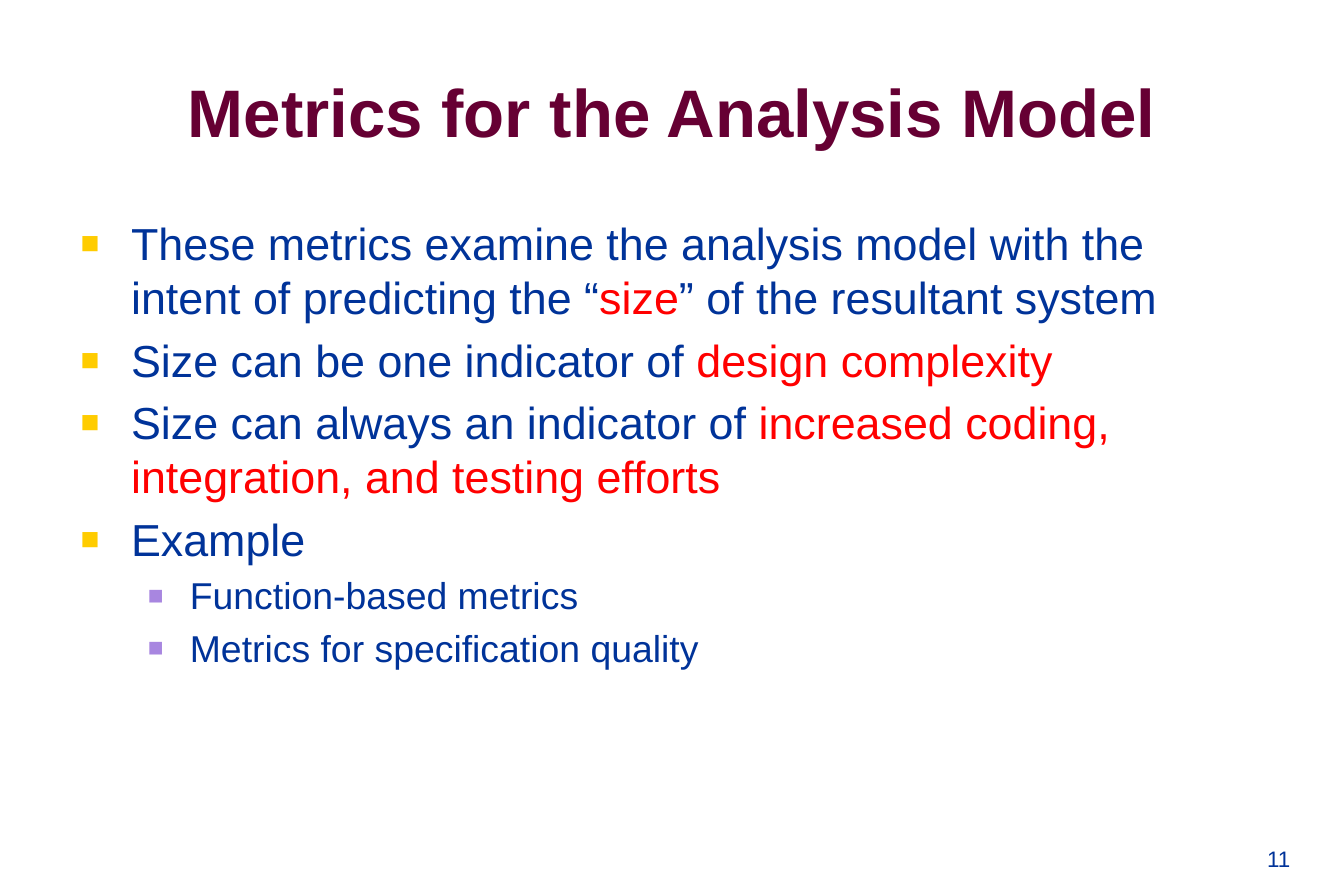
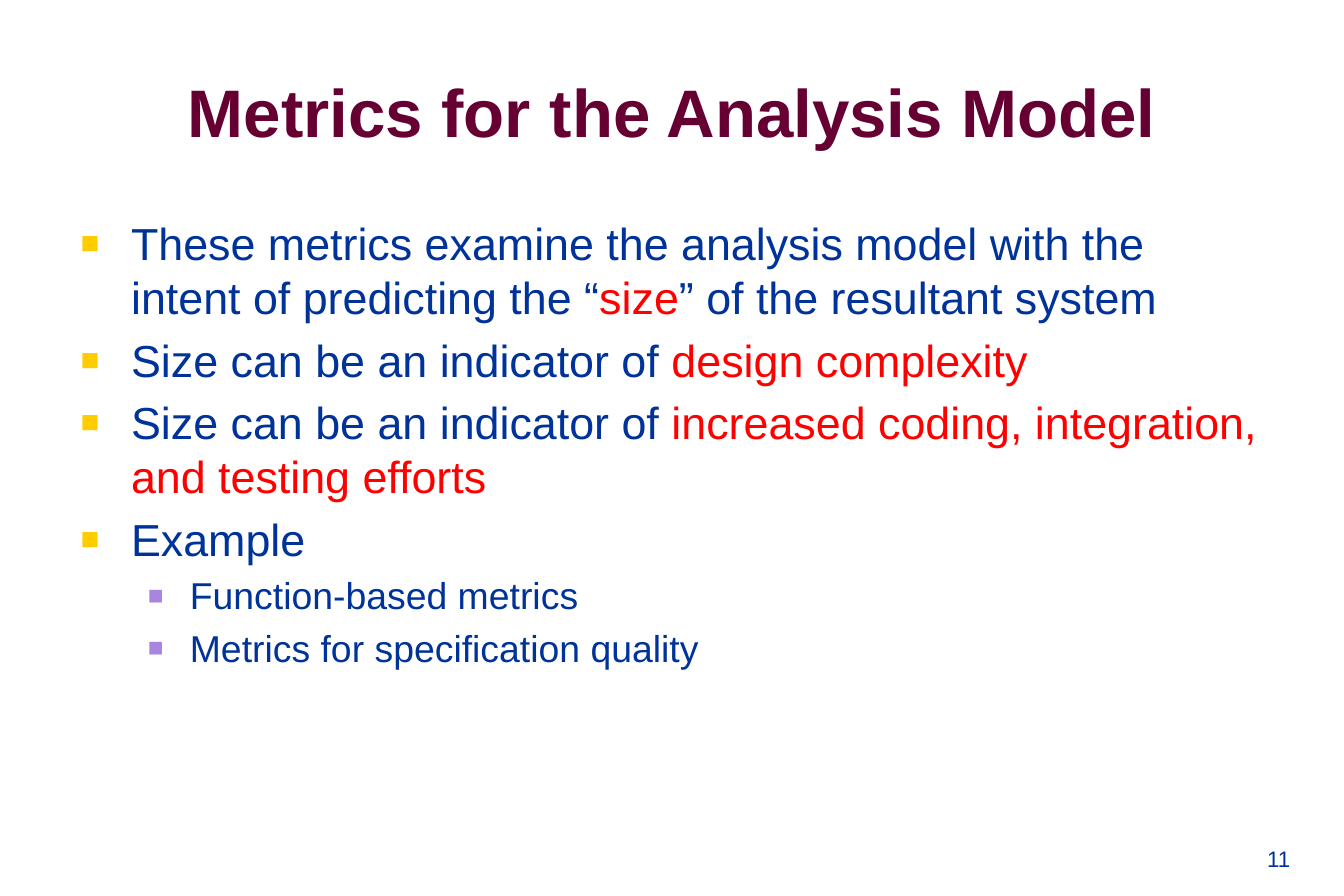
Before and after one commit to swtv-kaist/cs350-fall25, a slide deck: slide 11 of slides/lec15-ch23-design-metrics.pptx. Drawn at 1344x896 pixels with LibreOffice and Linux fonts; fonts in the diff are those of the drawing; background and template pictures are left out. Boxes give left, top, right and bottom in pixels: in the first picture for what was removed or moved away, otherwise in the second. Text is boxed around its words. In the diff, an @@ line names an element or a change of style, - is before the commit and + after.

```diff
--- a/slides/lec15-ch23-design-metrics.pptx
+++ b/slides/lec15-ch23-design-metrics.pptx
@@ text at bbox=[131, 344, 1257, 502]: text changed @@
-■ Size can be one indicator of design complexity
-■ Size can always an indicator of increased coding, integration, and testing efforts
+■ Size can be an indicator of design complexity
+■ Size can be an indicator of increased coding, integration, and testing efforts
```
Also in this commit, not shown: 3 other slides changed, 5 other files.
